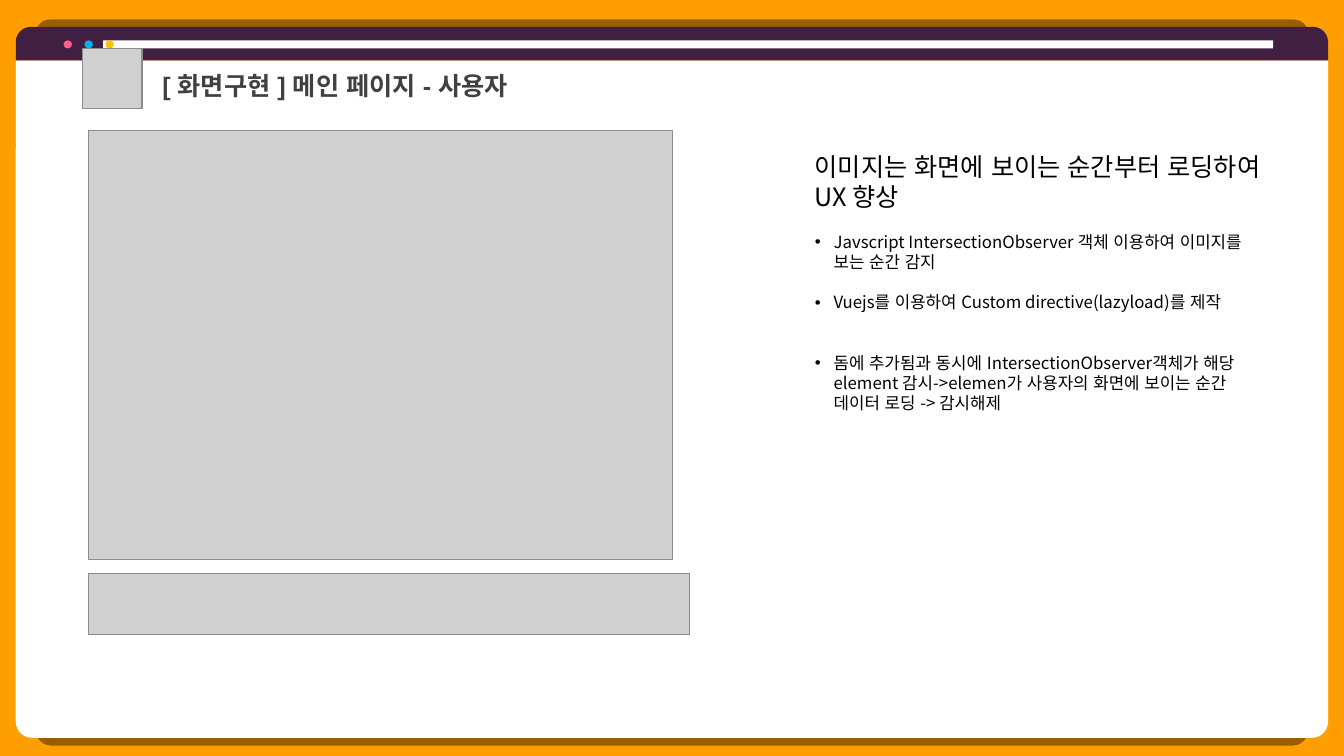
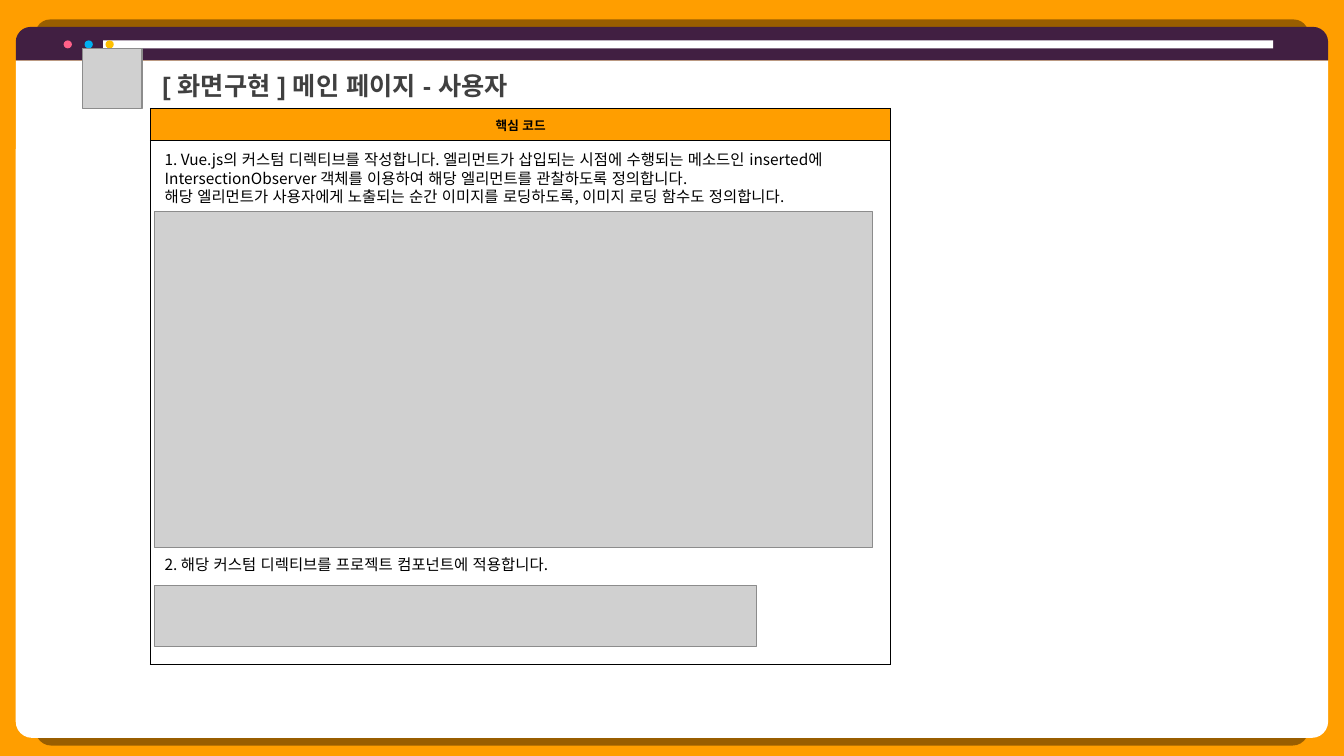
Before and after one commit to hhsw07/ezen-academy-projects, a slide deck: slide 10 of 0 발표용 파워포인트/project06 - 파워포인트 종합 - 형준.pptx (slide 7 before the commit). Drawn at 1344x756 pixels with LibreOffice and Linux fonts; fonts in the diff are those of the drawing; grey boxes stand for pictures. Boxes give left, top, right and bottom in pixels: in the first picture for what was removed or moved away, otherwise in the second. Text is boxed around its words. In the diff, an @@ line names an element or a change of style, - is before the commit and + after.

```diff
--- a/0 발표용 파워포인트/project06 - 파워포인트 종합 - 형준.pptx
+++ b/0 발표용 파워포인트/project06 - 파워포인트 종합 - 형준.pptx
@@ table added at <box>150,109,890,665</box>, 2 rows, 1 columns @@
+핵심 코드
+
@@ text added at <box>165,152,822,205</box>, 11 pt, text #000000 @@
+1. Vue.js의 커스텀 디렉티브를 작성합니다. 엘리먼트가 삽입되는 시점에 수행되는 메소드인 inserted에 IntersectionObserver 객체를 이용하여 해당 엘리먼트를 관찰하도록 정의합니다.
+해당 엘리먼트가 사용자에게 노출되는 순간 이미지를 로딩하도록, 이미지 로딩 함수도 정의합니다.
@@ text removed at <box>815,155,1261,411</box> @@
-이미지는 화면에 보이는 순간부터 로딩하여 UX 향상
-• Javscript IntersectionObserver 객체 이용하여 이미지를 보는 순간 감지
-• Vuejs를 이용하여 Custom directive(lazyload)를 제작
-• 돔에 추가됨과 동시에 IntersectionObserver객체가 해당 element 감시->elemen가 사용자의 화면에 보이는 순간 데이터 로딩 -> 감시해제
@@ picture: place and size @@
-picture at <box>89,130,674,560</box>
+picture at <box>155,212,873,547</box>
@@ text added at <box>165,557,548,572</box>, 11 pt, text #000000 @@
+2. 해당 커스텀 디렉티브를 프로젝트 컴포넌트에 적용합니다.
@@ picture: place and size @@
-picture at <box>89,574,691,634</box>
+picture at <box>155,586,757,646</box>
```
Also in this commit, not shown: 15 other slides changed, 8 slides added, 22 slides removed, 12 other files.
